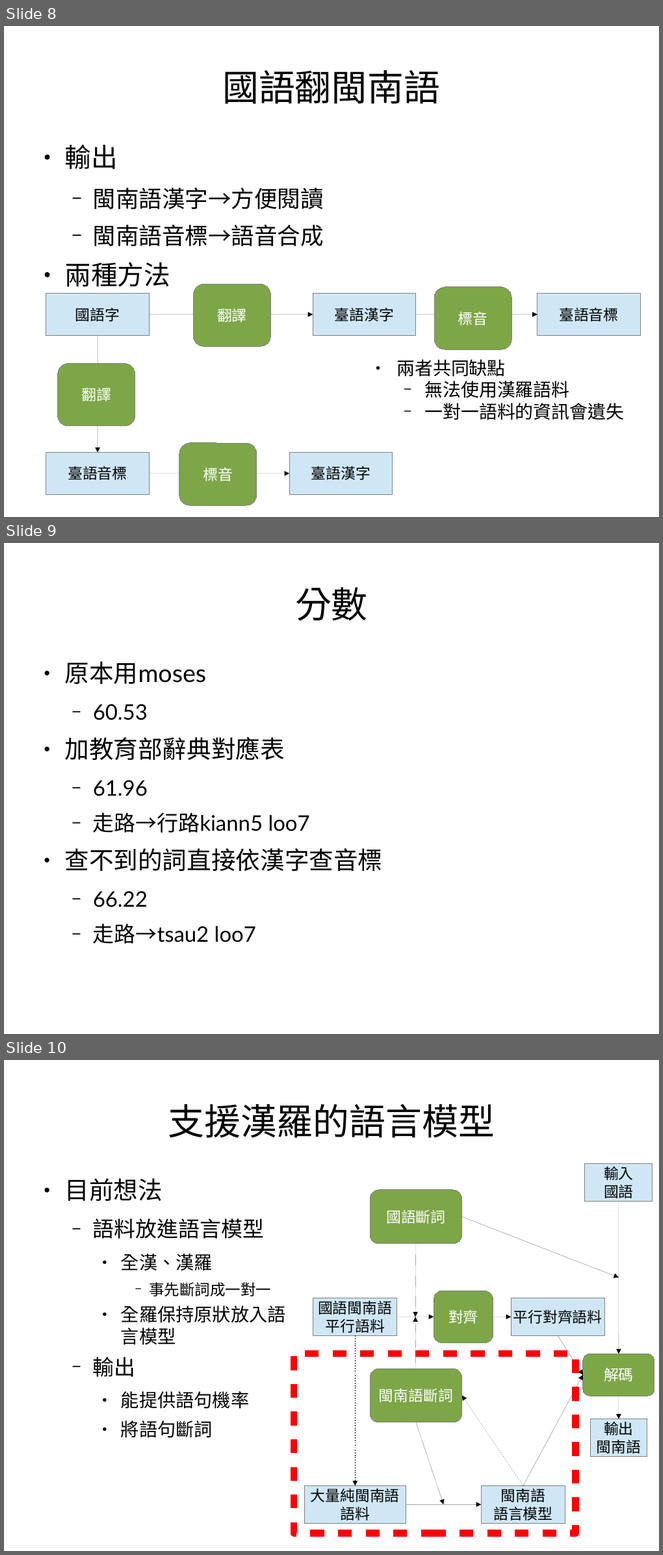
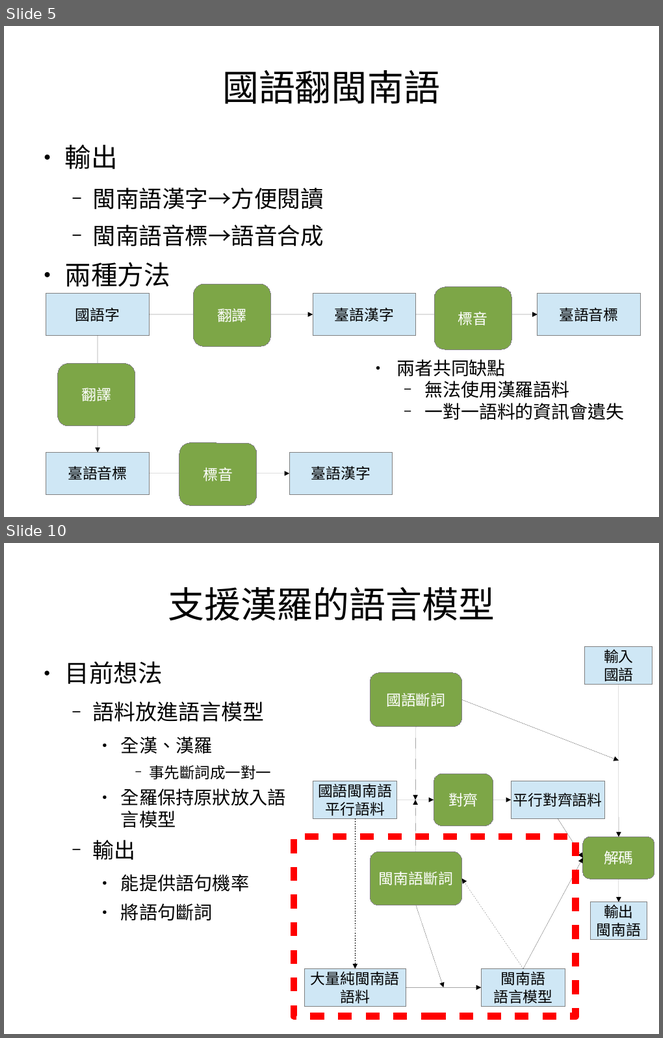
Before and after one commit to sih4sing5hong5/po3-ko3_tau5-iann2-phinn3, a slide deck: 翻譯報告.odp. Shown one above the other, each under a label of ours: slides 8, 9 and 10 before the commit, slides 5 and 10 after it; the slides between them are not shown. The pictures are 663x1555 and 663x1038 pixels, drawn with LibreOffice and Linux fonts; fonts in the diff are those of the drawing. Boxes give left, top, right and bottom in pixels: in the first picture for what was removed or moved away, otherwise in the second. Text is boxed around its words. In the diff, an @@ line names an element or a change of style, - is before the commit and + after.

```diff
--- a/翻譯報告.odp
+++ b/翻譯報告.odp
@@ slide 9 removed at box(4, 543, 659, 1034), background #FFFFFF @@
@@ title removed at box(295, 587, 368, 621) @@
-分數
@@ text removed at box(65, 661, 383, 944) @@
-● 原本用moses
-  − 60.53
-● 加教育部辭典對應表
-  − 61.96
-  − 走路→行路kiann5 loo7
-● 查不到的詞直接依漢字查音標
-  − 66.22
-  − 走路→tsau2 loo7
@@ what was slide 8 is now slide 5 @@
```
Also in this commit, not shown: 1 slide added.
